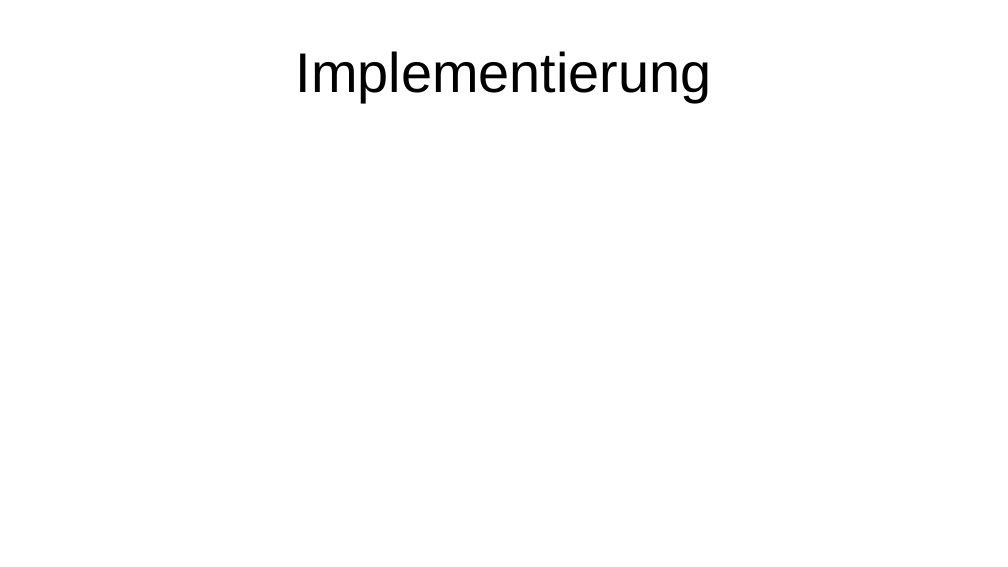
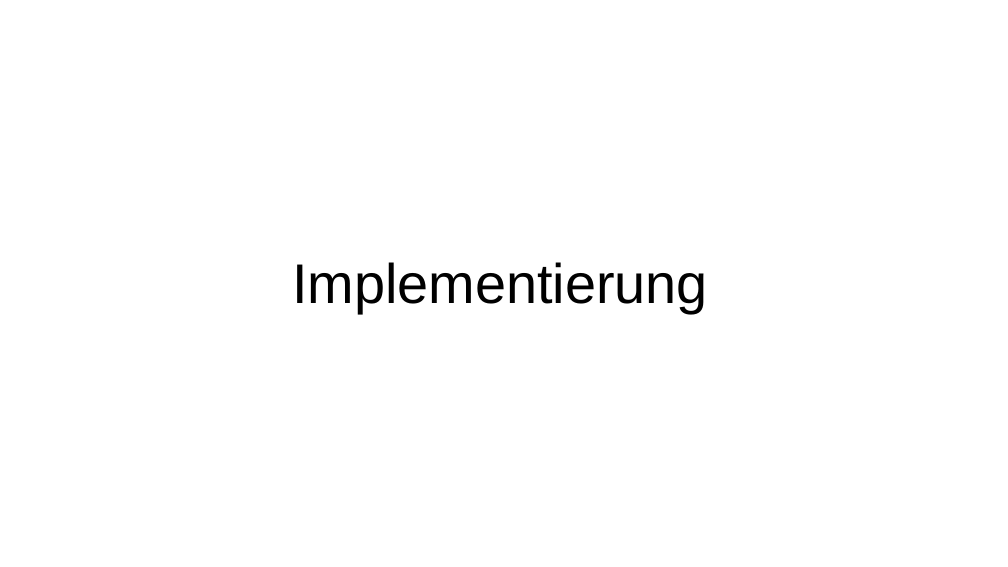
Before and after one commit to FSpruhs/park-flow, a slide deck: slide 7 of presentation.odp. Drawn at 1008x567 pixels with LibreOffice and Linux fonts; fonts in the diff are those of the drawing. Boxes give left, top, right and bottom in pixels: in the first picture for what was removed or moved away, otherwise in the second. Text is boxed around its words. In the diff, an @@ line names an element or a change of style, - is before the commit and + after.

```diff
--- a/presentation.odp
+++ b/presentation.odp
@@ title "Implementierung": place and size @@
-title "Implementierung" at box(296, 51, 712, 102)
+title "Implementierung" at box(292, 262, 708, 313)
```
Also in this commit, not shown: 11 other slides changed, 5 slides added, 2 other files.
